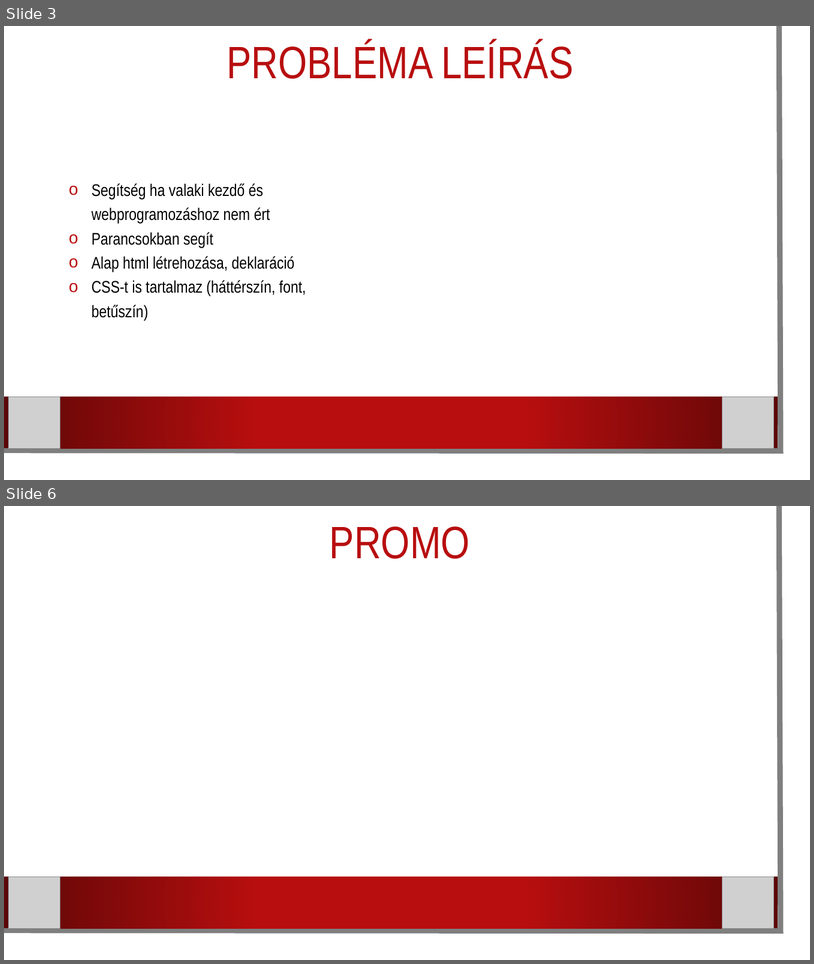
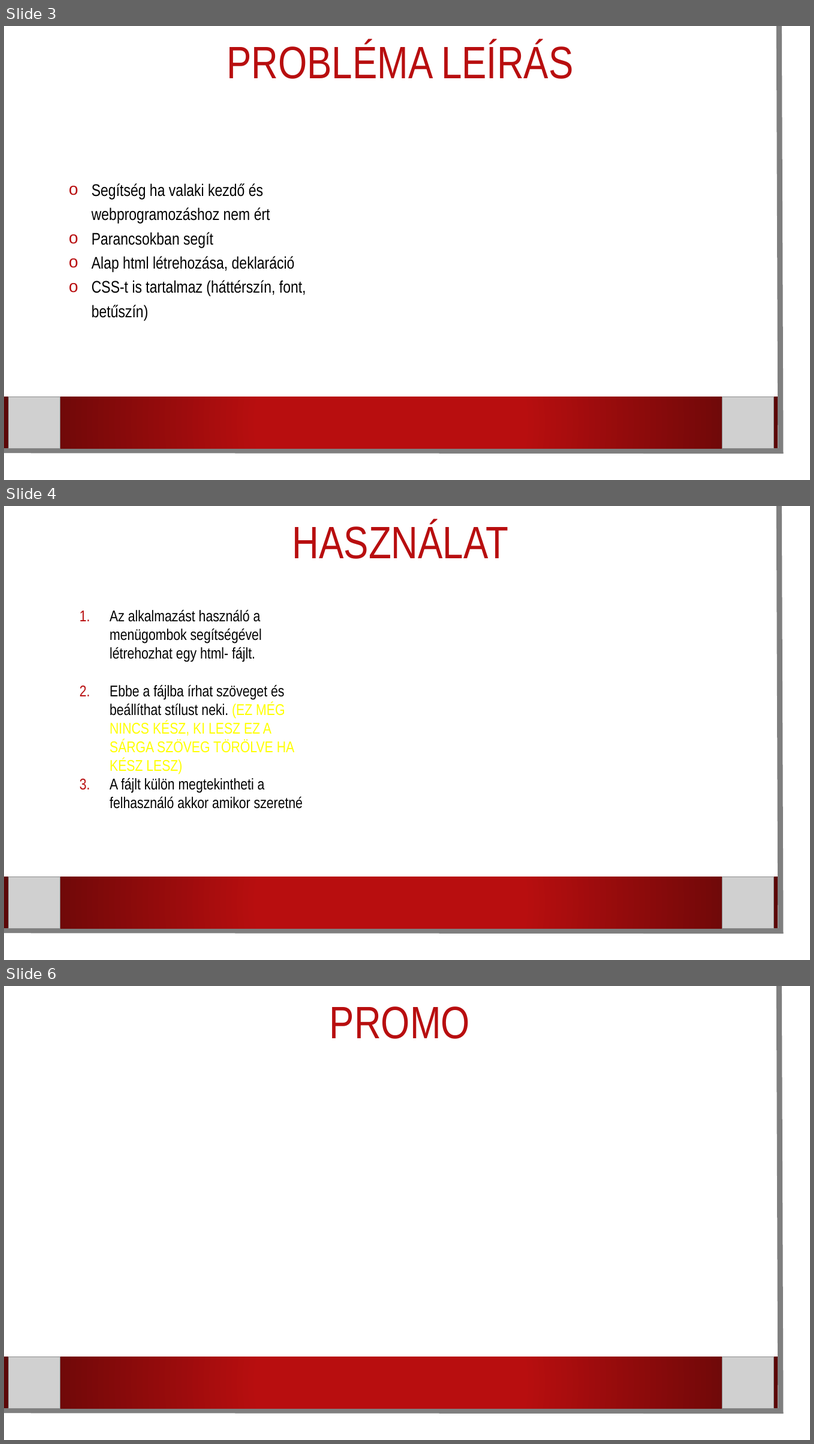
Before and after one commit to karpatililiana/Csapatmunka2.0, a slide deck: Programbemutató.pptx. Shown one above the other, each under a label of ours: slides 3 and 6 before the commit, slides 3, 4 and 6 after it; the slides between them are not shown. The pictures are 814x964 and 814x1444 pixels, drawn with LibreOffice and Linux fonts; fonts in the diff are those of the drawing; grey boxes stand for pictures; background and template pictures are left out. Boxes give left, top, right and bottom in pixels: in the first picture for what was removed or moved away, otherwise in the second. Text is boxed around its words. In the diff, an @@ line names an element or a change of style, - is before the commit and + after.

Commit message:
Használat félig és Igények leírása és rendezése

```diff
--- a/Programbemutató.pptx
+++ b/Programbemutató.pptx
@@ slide 4 added at bbox=[4, 506, 810, 960], background picture (left out); not listed: 2 template elements that a slide beside it also shows @@
@@ title added at bbox=[293, 522, 509, 559], 54 pt, text #B80E0F @@
+HASZNÁLAT
@@ text added at bbox=[110, 610, 303, 808], 18.5 pt, text #000000 @@
+1. Az alkalmazást használó a menügombok segítségével létrehozhat egy html- fájlt.
+2. Ebbe a fájlba írhat szöveget és beállíthat stílust neki. (EZ MÉG NINCS KÉSZ, KI LESZ EZ A SÁRGA SZÖVEG TÖRÖLVE HA KÉSZ LESZ)
+3. A fájlt külön megtekintheti a felhasználó akkor amikor szeretné
@@ picture added at bbox=[8, 876, 60, 928] @@
@@ picture added at bbox=[723, 876, 774, 928] @@
```
Also in this commit, not shown: 2 slides changed, 1 slide removed.
